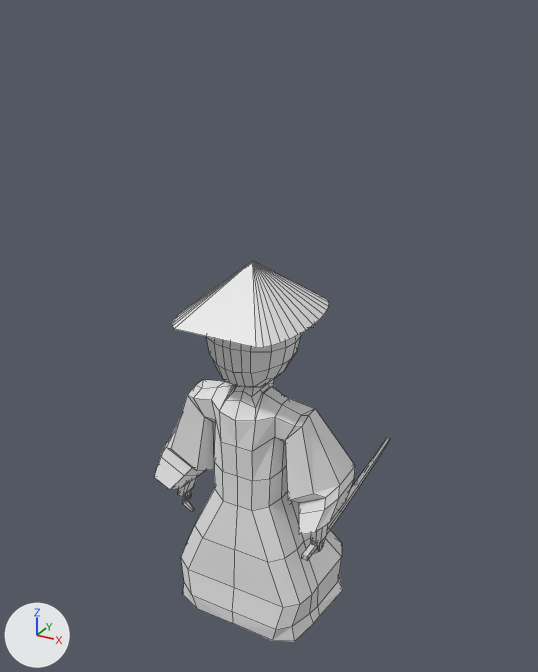
What one commit did to the Blender file Map/Assets/Models/Yamato_samurai_advanced/Yamato_samurai_advanced.blend.
Camera for both pictures: a 50 mm camera at (12.9, -22.3, 16.4) aimed at (0.5, 0.3, 5.1). Every picture has the same lights, and +X, +Y and +Z are marked at lower left. Mesh edges are drawn as thin lines.

Before the edit, the objects in view are built like this:
```python
me_cone_001 = bpy.data.meshes.new('Cone.001')
me_cone_001.from_pydata(...)  # 834 vertices, 835 faces; spans x -24.3..-16.3, y -14.8..-4.4, z 3.2..19.1
me_cone_001.materials.append(mat_yamato_samurai_advanced_textures_psd)  # its picture is missing
ob_samurai_advanced = bpy.data.objects.new('Samurai Advanced', me_cone_001)
ob_samurai_advanced.location = (20.29, 12.0, -10.99)
```
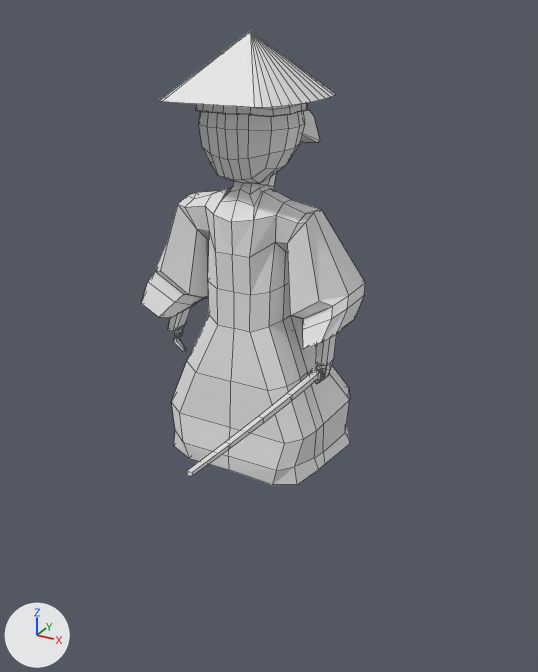
Commit message: Añadimos esqueleto en Yamato Samurai Advanced

What differs and where, as boxes (x1, y1, x2, y2) in the pictures (538 x 672 px; the box of a moved part takes in the faces that stretch with it):
```json
{"object": "Samurai Advanced", "change": "reshaped, moved", "before": [154, 261, 390, 642], "after": [141, 30, 365, 485], "on screen": "19% taller"}
{"part": 1, "of": "me_cone_001", "change": "moved or reshaped", "before": [172, 261, 329, 348], "after": [160, 30, 336, 108]}
{"part": 2, "of": "me_cone_001", "change": "moved or reshaped", "before": [154, 324, 355, 642], "after": [141, 103, 365, 485]}
{"part": 3, "of": "me_cone_001", "change": "moved or reshaped", "before": [302, 438, 390, 561], "after": [186, 363, 333, 476]}
```

Edits to the scene script, one JSON object a line:
```json
{"block": "me_cone_001", "where": "me_cone_001.from_pydata(...)  # 834 vertices, 835 faces; spans x -24.3..-16.3, y -14.8..-4.4, z 3.2..19.1"}
{"block": "me_cone_001", "where": "# used by ob_samurai_advanced; location = (20.29, 12.0, -10.99)"}
{"block": "me_cone_001", "change": "me_cone_001 part 1: the loose piece of 31 vertices spanning x -22.7..-17.8, y -14.8..-9.4, z 17.1..19.1 is moved by (20.3, 12.0, -3.3)"}
{"block": "me_cone_001", "change": "me_cone_001 part 2: the loose piece of 759 vertices spanning x -24.3..-16.3, y -14.0..-7.7, z 3.2..17.9 is moved by (20.3, 12.0, -3.3)"}
{"block": "me_cone_001", "change": "me_cone_001 part 3: the loose piece of 44 vertices spanning x -17.5..-17.1, y -13.4..-4.4, z 7.6..8.4 is turned 180 degrees about the z axis through its middle, then moved by (20.3, 4.8, -3.3)"}
{"op": "set", "path": "ob_samurai_advanced.location", "old": "(20.29, 12.0, -10.99)", "new": "(0.0, 0.0, 0.0)"}
```
